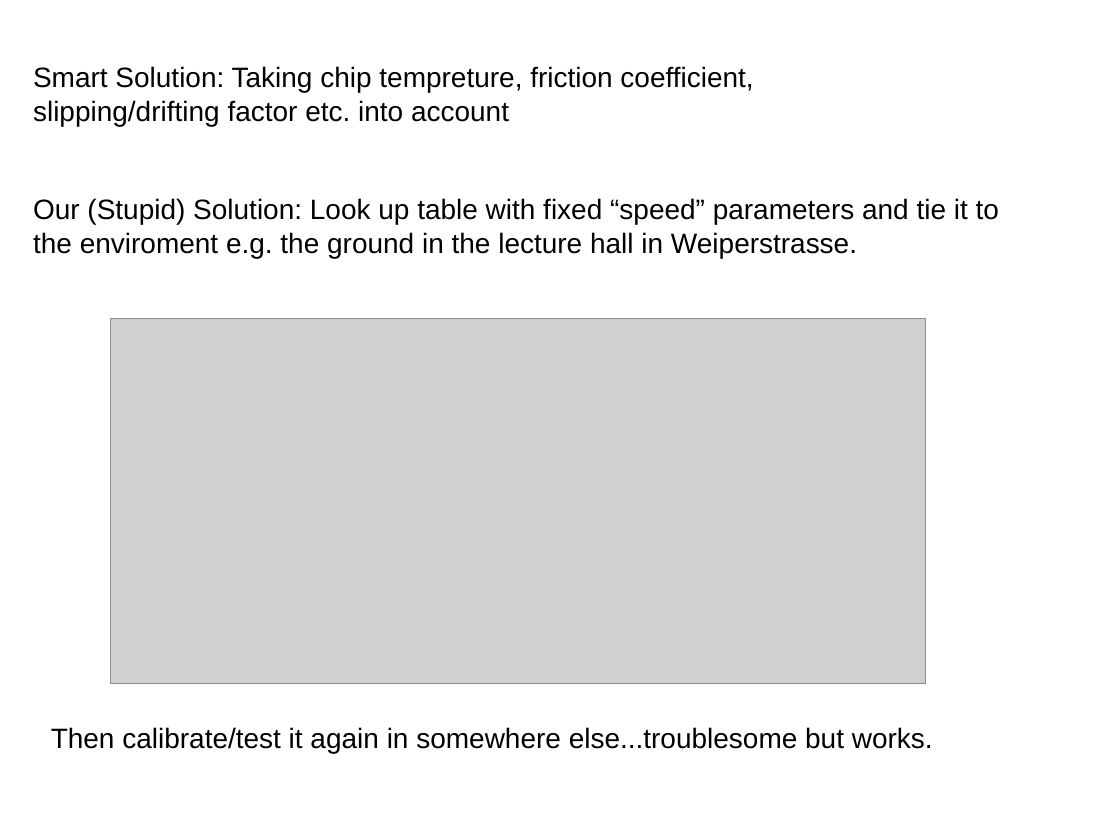
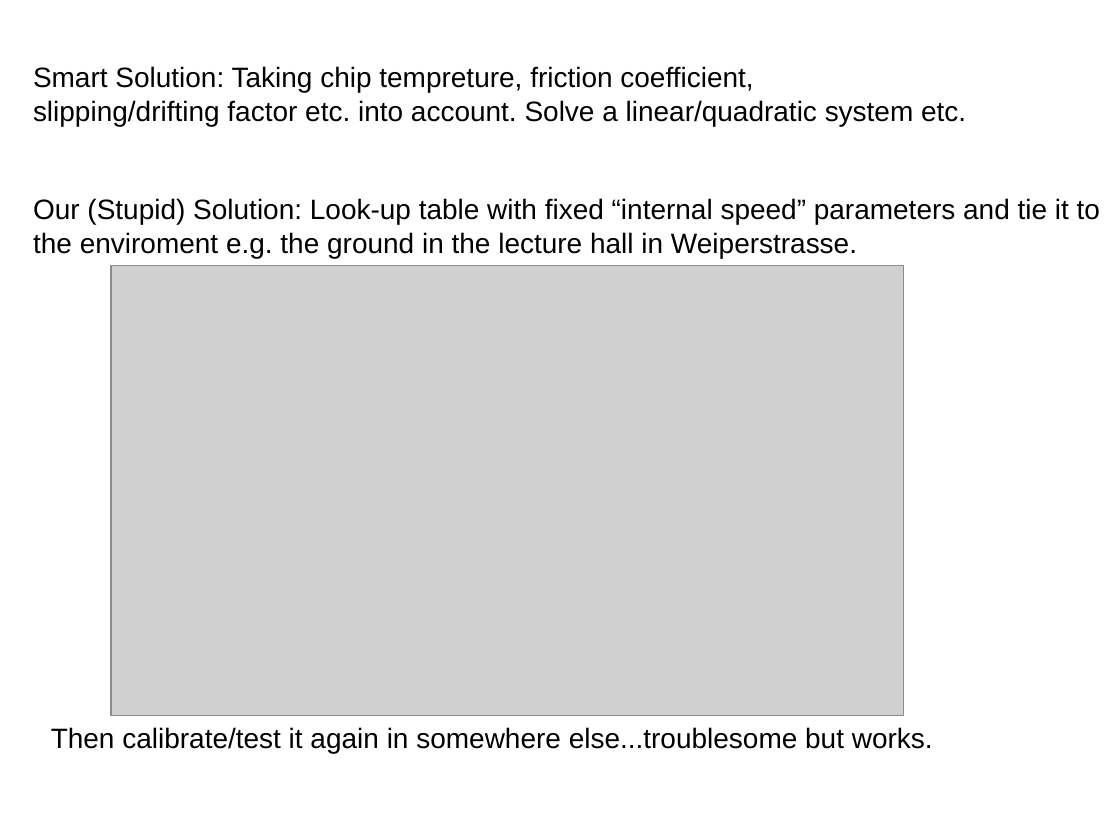
Before and after one commit to kamkanev/Self-Propelled-Arm-System, a slide deck: slide 15 of submission/SPAS_presentation_final.pptx. Drawn at 1120x840 pixels with LibreOffice and Linux fonts; fonts in the diff are those of the drawing; grey boxes stand for pictures; background and template pictures are left out. Boxes give left, top, right and bottom in pixels: in the first picture for what was removed or moved away, otherwise in the second. Text is boxed around its words. In the diff, an @@ line names an element or a change of style, - is before the commit and + after.

```diff
--- a/submission/SPAS_presentation_final.pptx
+++ b/submission/SPAS_presentation_final.pptx
@@ text at box(33, 100, 966, 126): text changed @@
-slipping/drifting factor etc. into account
+slipping/drifting factor etc. into account. Solve a linear/quadratic system etc.
@@ text at box(33, 198, 1100, 225): text changed @@
-Our (Stupid) Solution: Look up table with fixed “speed” parameters and tie it to
+Our (Stupid) Solution: Look-up table with fixed “internal speed” parameters and tie it to
@@ picture: place and size @@
-picture at box(110, 318, 925, 683)
+picture at box(111, 265, 904, 716)
```
Also in this commit, not shown: 4 other slides changed, 1 slide added, 1 slide removed, 1 other file.
